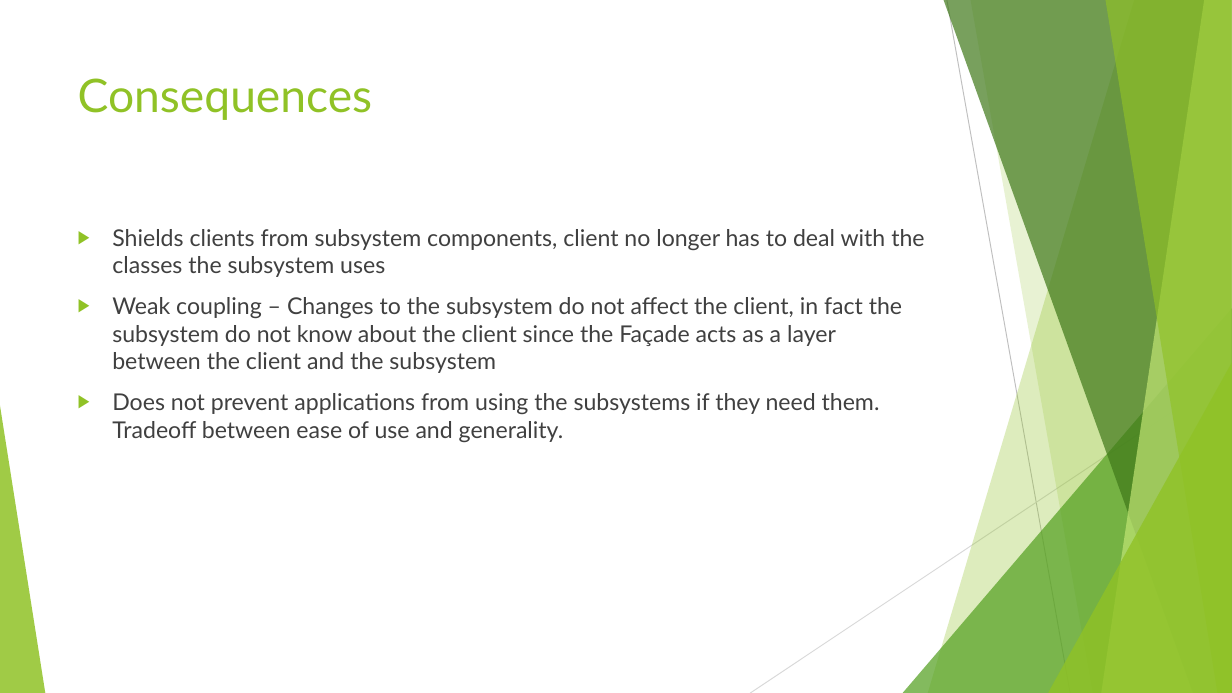
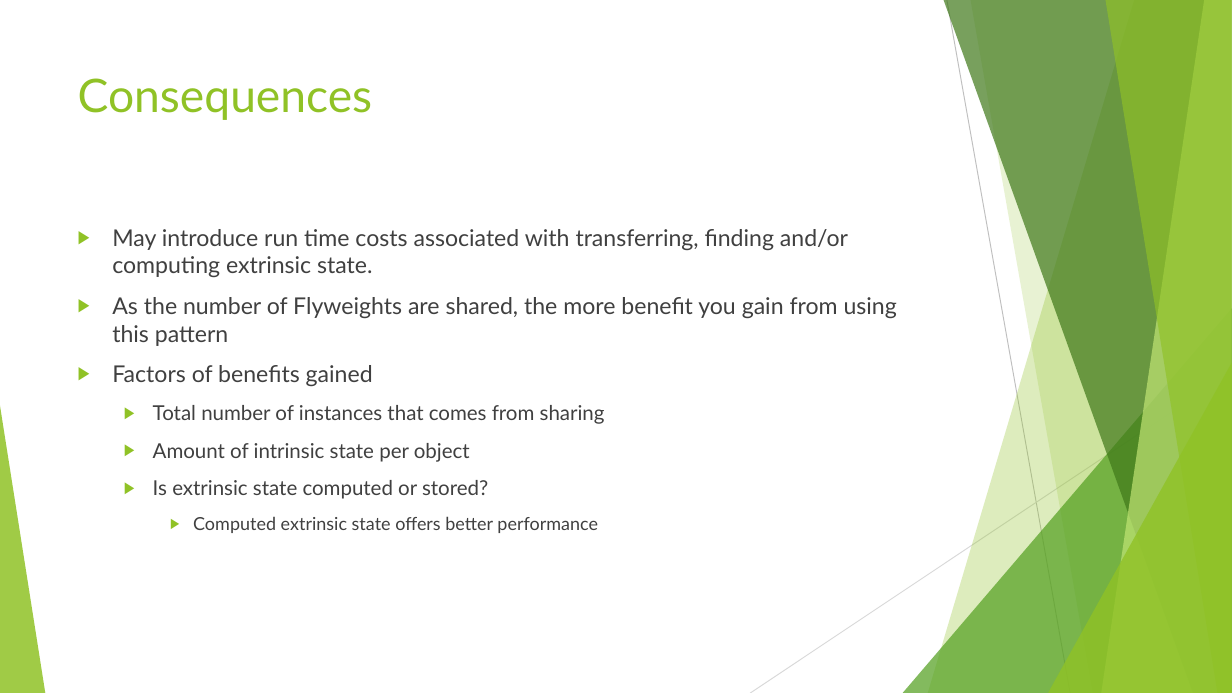
Before and after one commit to cmelende/Design-Patterns, a slide deck: slide 5 of Notes/Powerpoints/Flyweight.pptx (slide 4 before the commit). Drawn at 1232x693 pixels with LibreOffice and Linux fonts; fonts in the diff are those of the drawing. Boxes give left, top, right and bottom in pixels: in the first picture for what was removed or moved away, otherwise in the second. Text is boxed around its words. In the diff, an @@ line names an element or a change of style, - is before the commit and + after.

```diff
--- a/Notes/Powerpoints/Flyweight.pptx
+++ b/Notes/Powerpoints/Flyweight.pptx
@@ text at (112,229,897,533): text changed @@
-▶ Shields clients from subsystem components, client no longer has to deal with the classes the subsystem uses
-▶ Weak coupling – Changes to the subsystem do not affect the client, in fact the subsystem do not know about the client since the Façade acts as a layer between the client and the subsystem
-▶ Does not prevent applications from using the subsystems if they need them. Tradeoff between ease of use and generality.
+▶ May introduce run time costs associated with transferring, finding and/or computing extrinsic state.
+▶ As the number of Flyweights are shared, the more benefit you gain from using this pattern
+▶ Factors of benefits gained
+  ▶ Total number of instances that comes from sharing
+  ▶ Amount of intrinsic state per object
+  ▶ Is extrinsic state computed or stored?
+    ▶ Computed extrinsic state offers better performance
```
Also in this commit, not shown: 2 other slides changed, 1 slide added.
